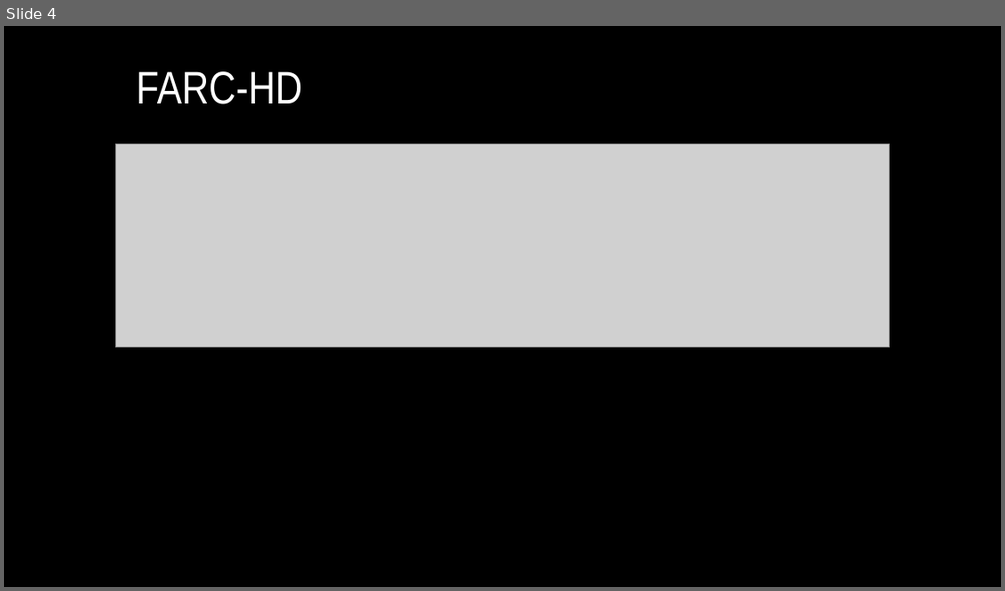
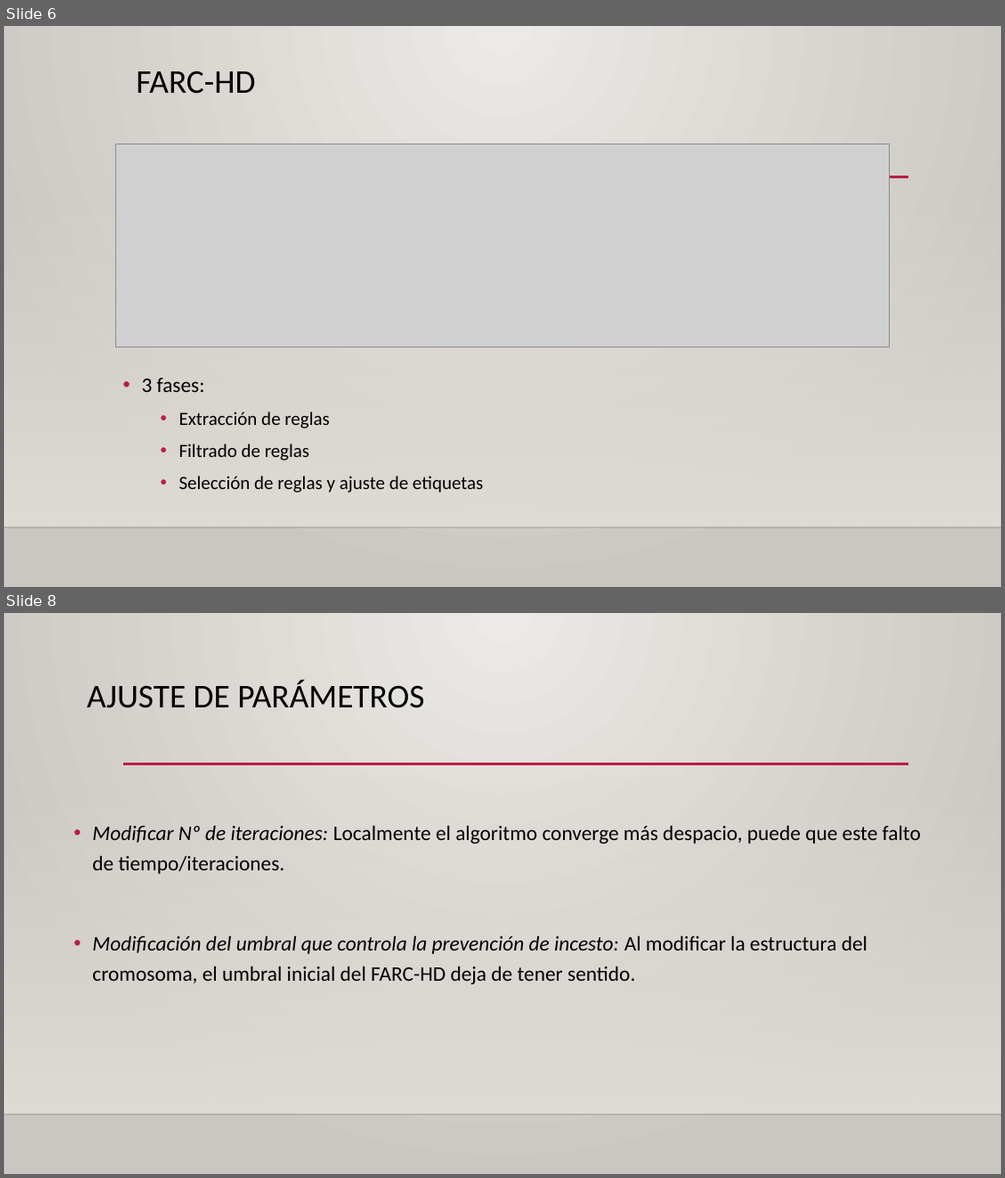
Before and after one commit to Tiburtzio/TFG, a slide deck: Docs/Presentacion.pptx. Shown one above the other, each under a label of ours: slide 4 before the commit, slides 6 and 8 after it; the slides between them are not shown. The pictures are 1005x591 and 1005x1178 pixels, drawn with LibreOffice and Linux fonts; fonts in the diff are those of the drawing; grey boxes stand for pictures; background and template pictures are left out. Boxes give left, top, right and bottom in pixels: in the first picture for what was removed or moved away, otherwise in the second. Text is boxed around its words. In the diff, an @@ line names an element or a change of style, - is before the commit and + after.

```diff
--- a/Docs/Presentacion.pptx
+++ b/Docs/Presentacion.pptx
@@ slide 8 added at box(4, 613, 1001, 1174), background gradient #ECEAE7 to #CAC7C1; not listed: 3 template elements that a slide beside it also shows @@
@@ title added at box(87, 680, 424, 708), 32 pt, text #000000 @@
+AJUSTE DE PARÁMETROS
@@ text added at box(92, 825, 921, 984), 20 pt, text #000000 @@
+• Modificar Nº de iteraciones: Localmente el algoritmo converge más despacio, puede que este falto de tiempo/iteraciones.
+• Modificación del umbral que controla la prevención de incesto: Al modificar la estructura del cromosoma, el umbral inicial del FARC-HD deja de tener sentido.
@@ what was slide 4 is now slide 6 @@
@@ slide 6 changed as well @@
@@ background #000000 to gradient #ECEAE7 to #CAC7C1 @@
@@ title "FARC-HD" at box(136, 70, 255, 94): size 44 to 32 pt, font Arial Narrow to Calibri, text colour #FFFFFF to #000000 @@
@@ line added from (123, 177) to (909, 177), #B71E42 2.5 pt @@
@@ rectangle added at box(4, 192, 1001, 527), fill gradient #DFDBD5 @@
@@ text added at box(142, 378, 483, 492), 18 pt, text #000000 @@
+• 3 fases:
+  • Extracción de reglas
+  • Filtrado de reglas
+  • Selección de reglas y ajuste de etiquetas
@@ line added from (4, 527) to (1001, 527), #000001 1 pt @@
```
Also in this commit, not shown: 4 other slides changed, 13 other slides added, 3 slides removed, 1 other file.
